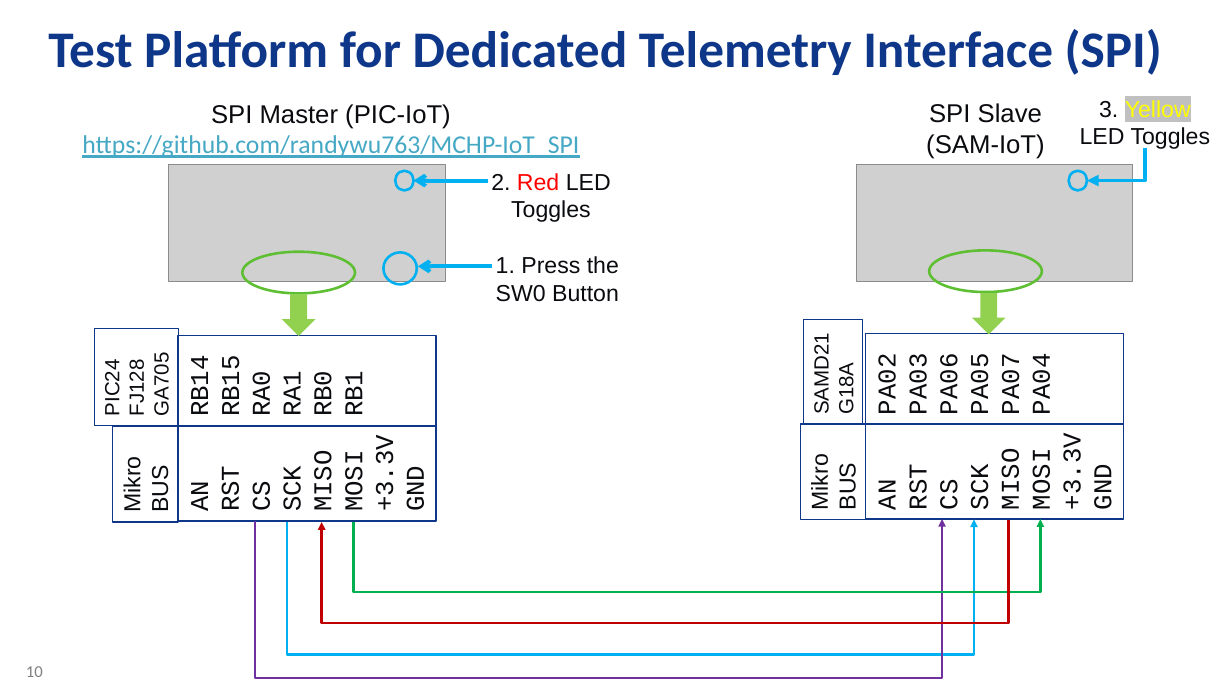
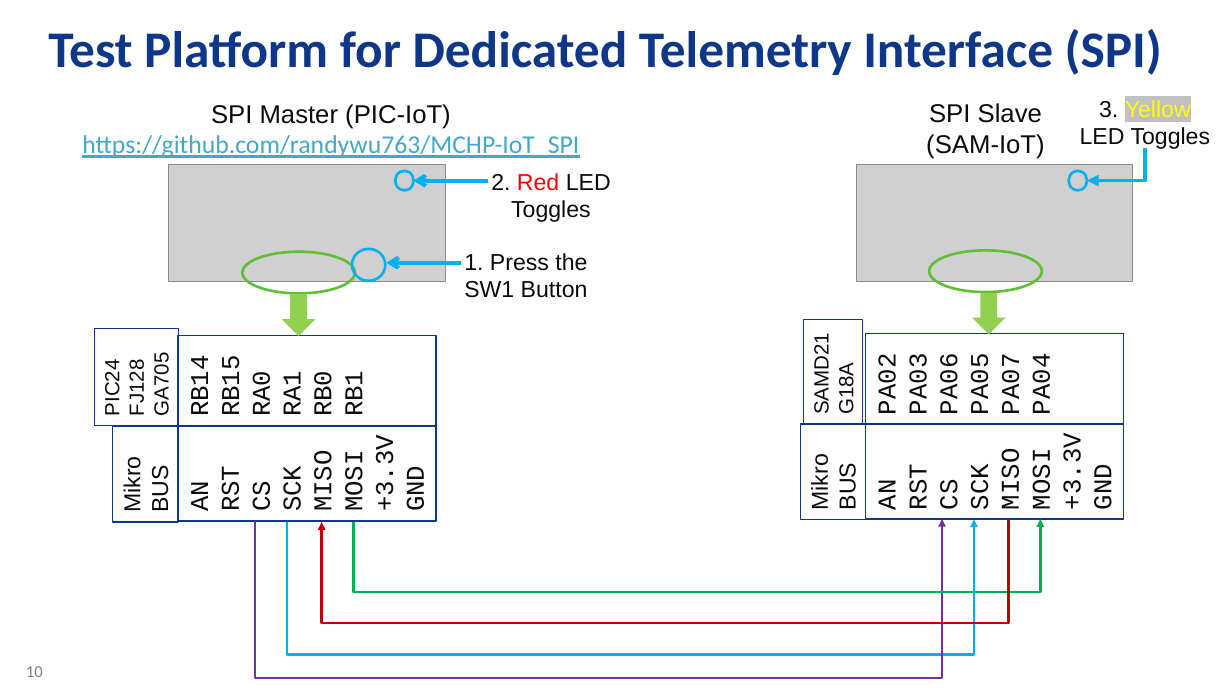
Before and after one commit to daisukeiot/Microchip-SAM-IoT-Wx-1, a slide deck: slide 10 of device_model/SAM-IoT-WM-v2.pptx. Drawn at 1232x693 pixels with LibreOffice and Linux fonts; fonts in the diff are those of the drawing; grey boxes stand for pictures; background and template pictures are left out. Boxes give left, top, right and bottom in pixels: in the first picture for what was removed or moved away, otherwise in the second. Text is boxed around its words. In the diff, an @@ line names an element or a change of style, - is before the commit and + after.

```diff
--- a/device_model/SAM-IoT-WM-v2.pptx
+++ b/device_model/SAM-IoT-WM-v2.pptx
@@ ellipse: place and size @@
-ellipse at (384,252,417,285)
+ellipse at (352,249,385,281)
@@ arrow moved from (493, 266) - (418, 266) to (461, 262) - (386, 262) @@
@@ text at (464,253,588,298): text changed @@
-1. Press the SW0 Button
+1. Press the SW1 Button
```
Also in this commit, not shown: 4 other slides changed.
